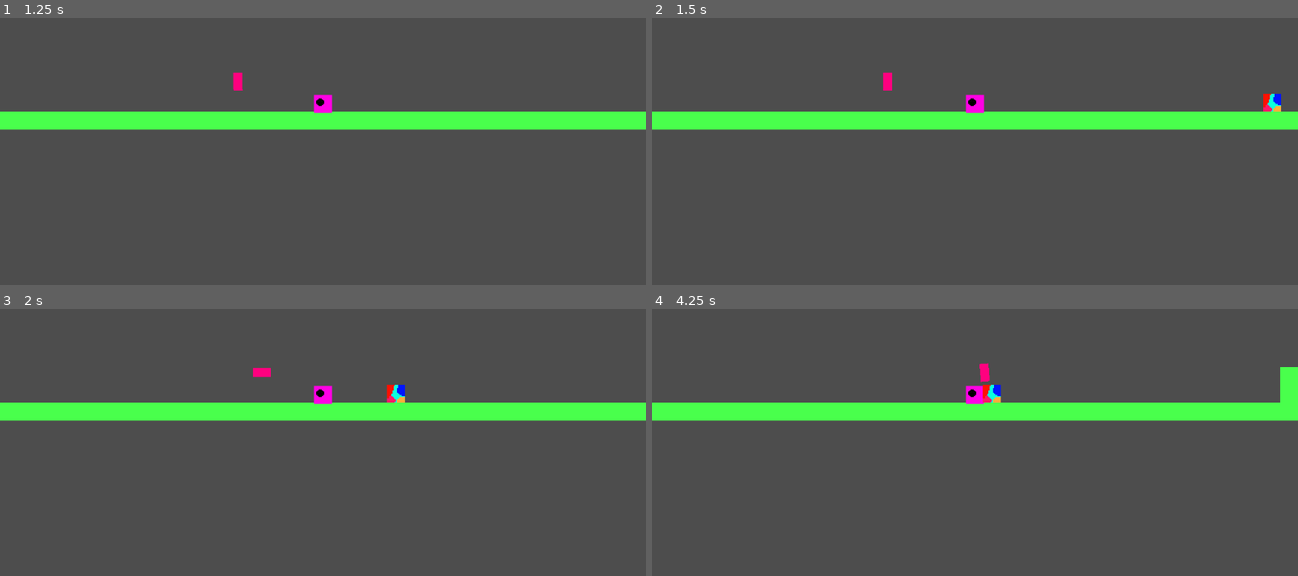
Above: before the commit, frames 1-4 (two rows, left to right).
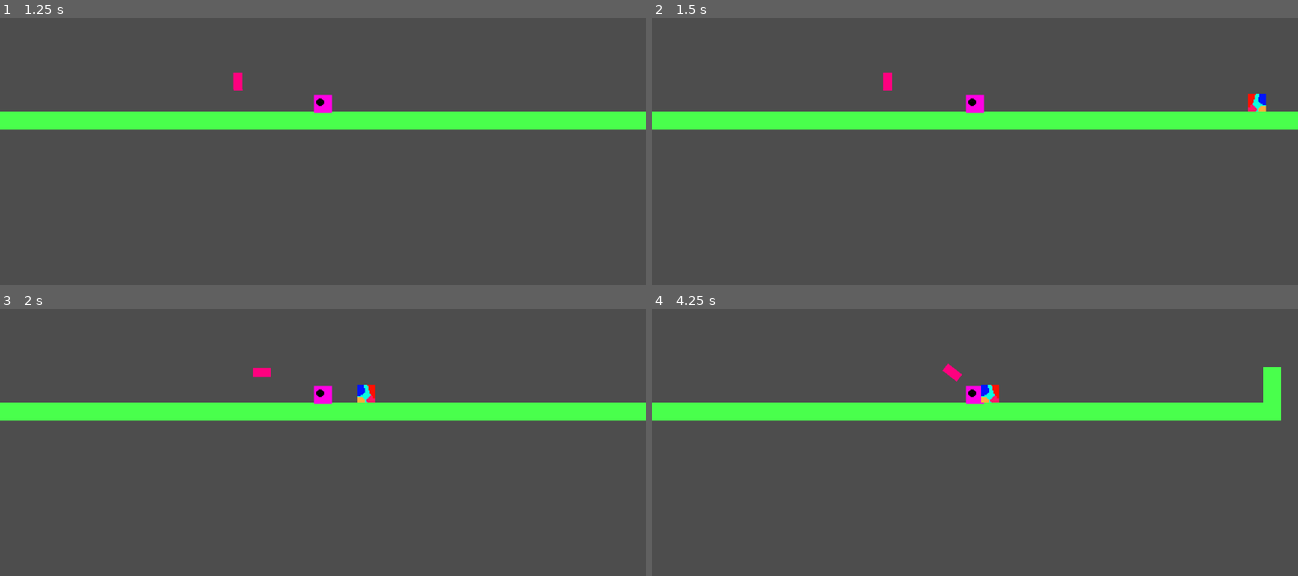
Above: after the commit, the same moments.

Repository: InfinityDxD/prueba
Game: Godot game, scene res://test.tscn
Two runs of this game, one before a commit and one after it. Both use one fixed random seed, a clock stepped at 60 frames per second and the inputs below.
Inputs:
- Up to frame 1 (1.25 s): tap Enter (ui_accept) at 0.5, 0.77 s; hold Right (ui_right) from 0.53 s (still down)
- Up to frame 2 (1.5 s): keep holding Right (ui_right)
- Up to frame 3 (2 s): keep holding Right (ui_right); tap Enter (ui_accept) at 1.52 s
- Up to frame 4 (4.25 s): release Right (ui_right) at 2.03 s; hold Left (ui_left) 2.03-2.78 s; hold Right (ui_right) from 2.78 s (still down); tap Enter (ui_accept) at 3.02, 3.77 s

Frame 1 is identical in both runs. In frame 2, 0.3% of the frame differs, in the area x 92-98%, y 28-36%; in frame 3, 0.4%; in frame 4, 1.3%, in the area x 44-100%, y 20-42%.

Commit message:
probando que el enemigo siga al player

Diff:
--- a/enemy.gd
+++ b/enemy.gd
@@ -1,11 +1,88 @@
 extends CharacterBody2D
+
+## --- Configuración ---
+@export var speed: float = 80.0
+@export var gravity: float = 900.0
+@export var detection_range: float = 150.0  ## Distancia a la que empieza a perseguir al player
+
+## --- Referencias a nodos ---
+@onready var raycast_left: RayCast2D = $"../RayCast2D Left side"
+@onready var raycast_right: RayCast2D = $"../RayCast2D2 Right Side"
+@onready var sprite: Sprite2D = $Sprite2D
+
+## --- Estado interno ---
+var direction: int = 1  ## 1 = derecha, -1 = izquierda
+var player: Node2D = null
+
+## --- Anti-vibración ---
+@export var turn_cooldown_time: float = 0.4  ## Segundos que debe esperar antes de poder girar de nuevo
+var turn_cooldown: float = 0.0
+
+
+func _ready() -> void:
+	# El player debe estar en el grupo "player" (Nodo -> Grupos -> agregar "player")
+	player = get_tree().get_first_node_in_group("player")
+	if player == null:
+		print("ADVERTENCIA: no se encontró ningún nodo en el grupo 'player'")
+	else:
+		print("Player encontrado: ", player.name)
 
 
 func _physics_process(delta: float) -> void:
+	# Gravedad
+	if not is_on_floor():
+		velocity.y += gravity * delta
+	else:
+		velocity.y = 0
 
-	if is_on_floor():
-		velocity.y = 0
+	if turn_cooldown > 0.0:
+		turn_cooldown -= delta
+
+	if player and global_position.distance_to(player.global_position) < detection_range:
+		_chase_player()
 	else:
-		velocity.y += 100 * delta
+		_patrol()
+
 	move_and_slide()
-	pass
+
+
+func _chase_player() -> void:
+	direction = sign(player.global_position.x - global_position.x)
+	if direction == 0:
+		direction = 1
+
+	var front_ray: RayCast2D = raycast_right if direction > 0 else raycast_left
+	if front_ray.is_colliding() and _is_wall(front_ray.get_collider()):
+		velocity.x = 0
+	else:
+		velocity.x = direction * speed
+
+	_update_facing()
+
+
+func _patrol() -> void:
+	# Elegimos el raycast que mira "hacia adelante" según la dirección actual
+	var front_ray: RayCast2D = raycast_right if direction > 0 else raycast_left
+
+	# Si el raycast de adelante NO detecta piso (borde) o detecta una pared, damos la vuelta
+	var hay_pared := front_ray.is_colliding() and _is_wall(front_ray.get_collider())
+	var hay_borde := not front_ray.is_colliding()
+
+	if (hay_pared or hay_borde) and turn_cooldown <= 0.0:
+		direction *= -1
+		turn_cooldown = turn_cooldown_time
+		_update_facing()
+
+	velocity.x = direction * speed
+
+
+func _is_wall(collider: Object) -> bool:
+	# Si tenés capas separadas para "pared" podés filtrar acá por collision_layer.
+	# Por ahora asumimos que cualquier cosa que choque el raycast horizontal es pared.
+	return collider != null
+
+
+func _update_facing() -> void:
+	sprite.flip_h = direction < 0
+	# Si usás RayCast2D con target_position fijo, no hace falta rotarlos:
+	# alcanza con que sus posiciones ya estén a izquierda y derecha del enemigo.
